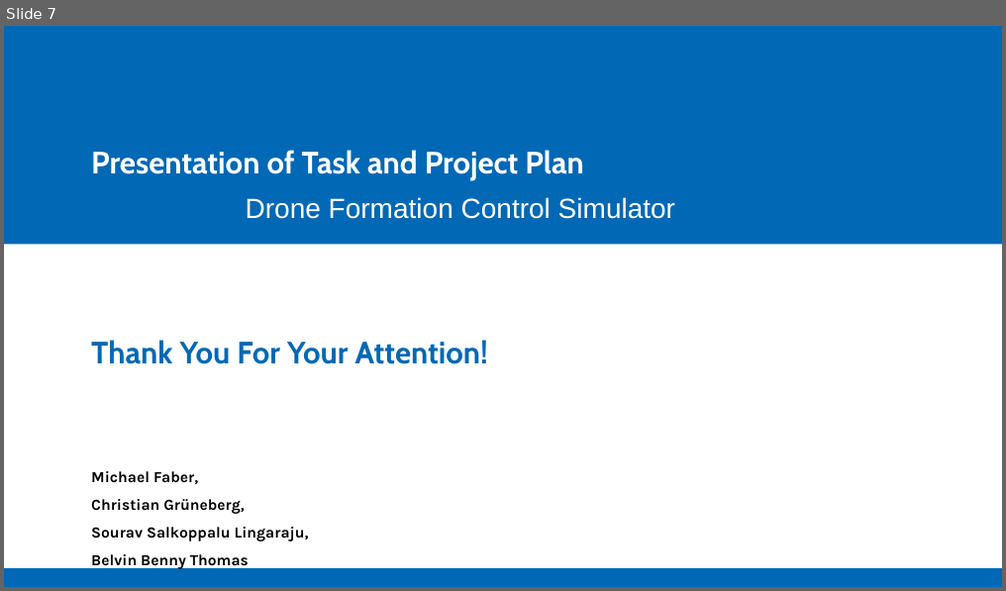
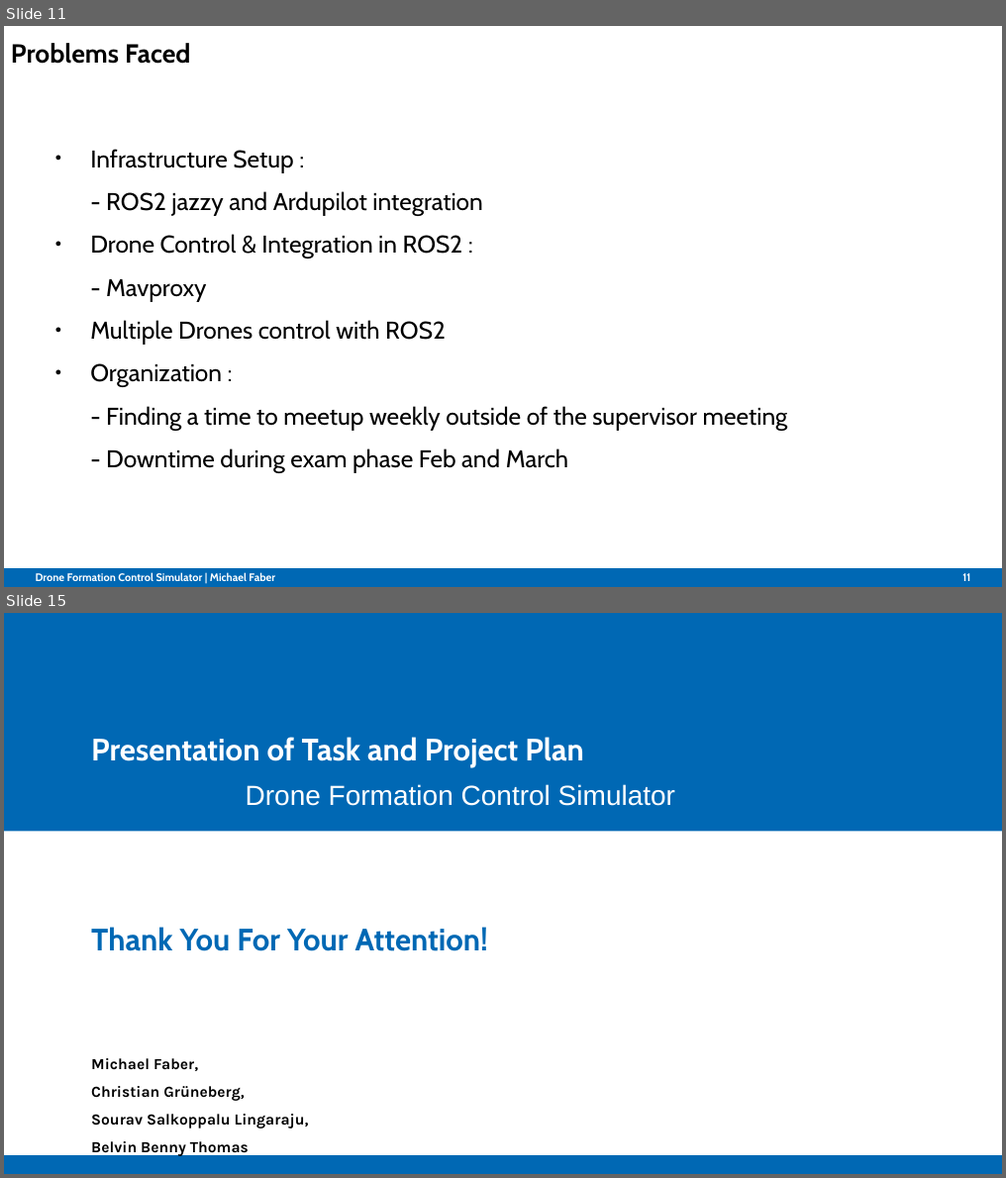
Before and after one commit to Belvin7/Drone_Project_personal-, a slide deck: AMS_Intermediate_Presentation.odp. Shown one above the other, each under a label of ours: slide 7 before the commit, slides 11 and 15 after it; the slides between them are not shown. The pictures are 1006x591 and 1006x1178 pixels, drawn with LibreOffice and Linux fonts; fonts in the diff are those of the drawing; background and template pictures are left out. Boxes give left, top, right and bottom in pixels: in the first picture for what was removed or moved away, otherwise in the second. Text is boxed around its words. In the diff, an @@ line names an element or a change of style, - is before the commit and + after.

```diff
--- a/AMS_Intermediate_Presentation.odp
+++ b/AMS_Intermediate_Presentation.odp
@@ slide 11 added at (4, 26, 1002, 587), background #FFFFFF; not listed: 1 template element that a slide beside it also shows @@
@@ title added at (11, 43, 191, 64), 18.9 pt, text #000000, bold @@
+Problems Faced
@@ text added at (90, 149, 788, 473), 17.5 pt, text #000000 @@
+● Infrastructure Setup :
+- ROS2 jazzy and Ardupilot integration
+● Drone Control & Integration in ROS2 :
+- Mavproxy
+● Multiple Drones control with ROS2
+● Organization :
+- Finding a time to meetup weekly outside of the supervisor meeting
+- Downtime during exam phase Feb and March
@@ text added at (36, 572, 275, 581), 7.9 pt, text #FFFFFF, bold @@
+Drone Formation Control Simulator | Michael Faber
@@ page number added at (962, 573, 970, 581), 7.9 pt, text #FFFFFF, bold @@
+11
@@ what was slide 7 is now slide 15 @@
```
Also in this commit, not shown: 2 slides changed, 11 other slides added, 4 slides removed.
